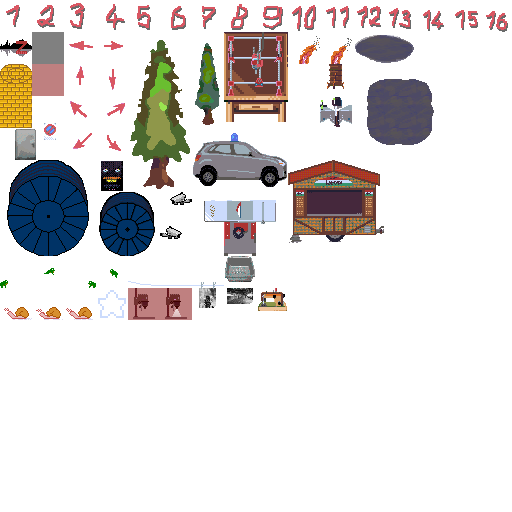
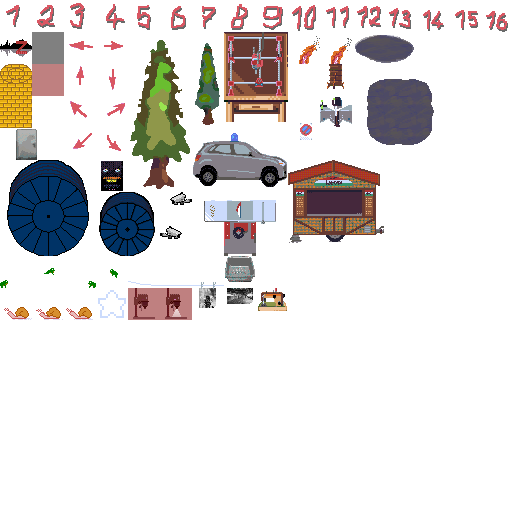
Layers edited between the first and the second 512×512 image:
pixels changed over [15, 123, 312, 160] (layer not identified)
